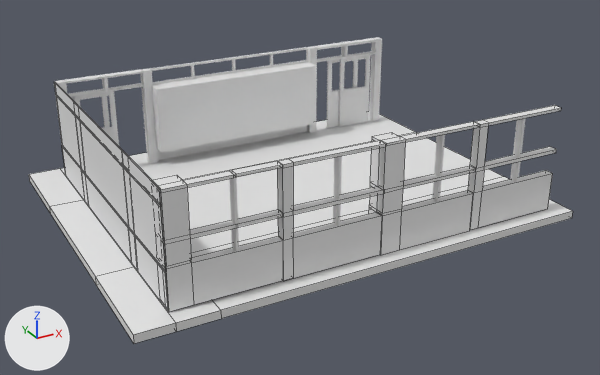
The Blender file ClusterCreatorKitTemplate-master/Assets/校舎中 ワールド/教室２.blend, before and after one commit.
Before and after are seen from a 50 mm camera at (-19.1, -39.4, 19.8) aimed at (2.3, -0.4, 0.3). The lights are fixed; the arrows at lower left show +X, +Y and +Z. Mesh edges are drawn as thin lines on the coarser meshes.

The first picture shows '平面', '平面.001', '平面.002', '平面.004', '平面.006', '平面.008', '平面.010', '平面.012', '平面.018', '平面.021', '平面.023', '平面.029'.
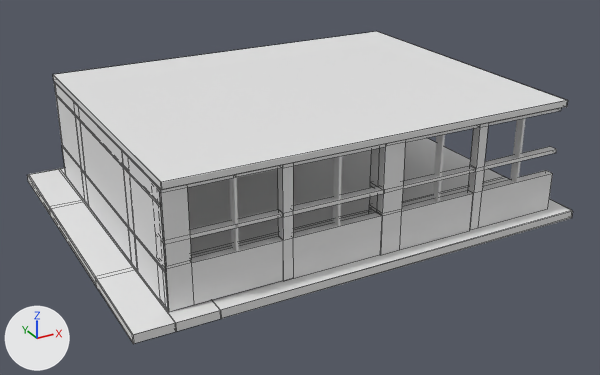
Location of each change, [x1, y1, x2, y2] in pixels of the pictures (600 x 375 px):
'平面.027', added
    after: [53, 31, 568, 190]
'平面.030', added
    after: [27, 138, 572, 344]
'平面.022', shown
    after: [53, 41, 301, 190]
'平面.021', unchanged, covered by the edit
    before: [29, 112, 573, 344]
    after: [29, 168, 573, 340]
'平面.010', unchanged, covered by the edit
    before: [149, 47, 317, 160]
'平面.023', unchanged, covered by the edit
    before: [339, 55, 370, 127]
'平面.008', unchanged, covered by the edit
    before: [102, 68, 158, 164]

What changed in the scene script:
```text
Change ob_平面_022:
    remove ob_平面_022.hide_set(True)
Add ob_平面_030:
    ob_平面_030 = bpy.data.objects.new('平面.030', me_平面_021.copy())  # the mesh of ob_平面_021
    ob_平面_030.location = (1.74, 0.23, -0.52)
    ob_平面_030.rotation_euler = (3.139, -0.000951, 0.00233)  # degrees (180, -0.1, 0.1)
    ob_平面_030.scale = (12.7, 10.1, 17.3)
Add ob_平面_027:
    ob_平面_027 = bpy.data.objects.new('平面.027', me_平面_022.copy())  # the mesh of ob_平面_022
    ob_平面_027.location = (2.36, -0.03, 6.3)
    ob_平面_027.rotation_euler = (3.141, -0.000517, 0.000475)  # degrees (180, 0, 0)
    ob_平面_027.scale = (-11.3, -9.11, -24.9)
```
